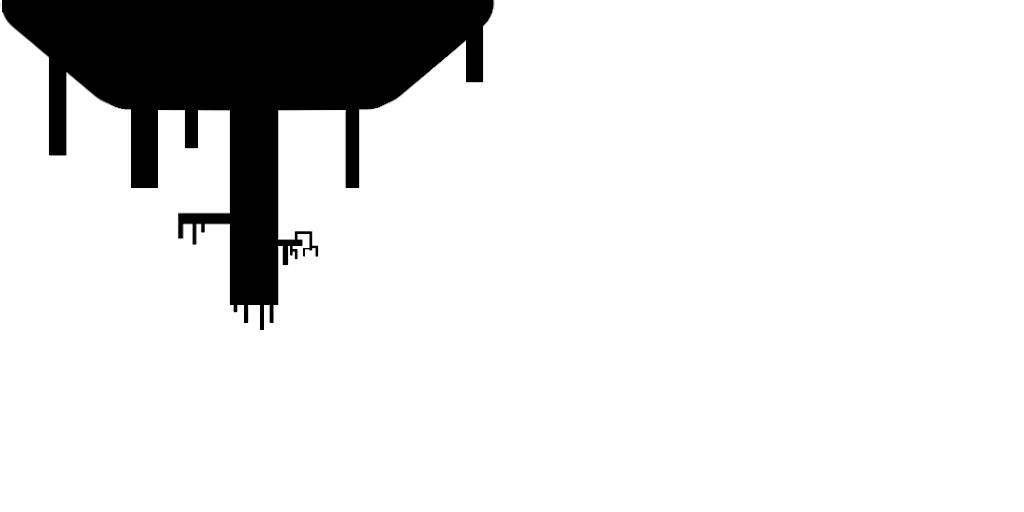
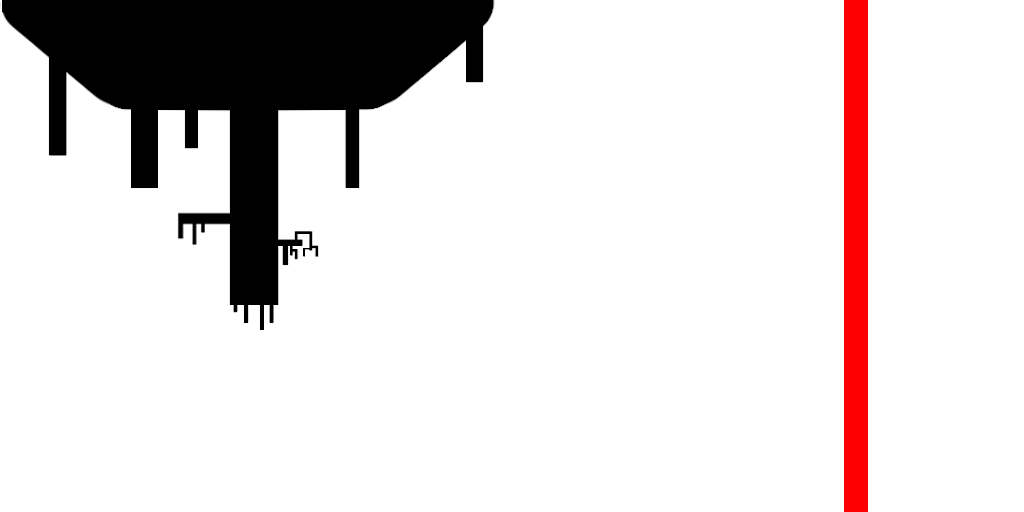
Layered file, before and after one edit (1024x512). Changes by layer:
painted on "Rectangle 1" over [844, 0, 868, 512]
